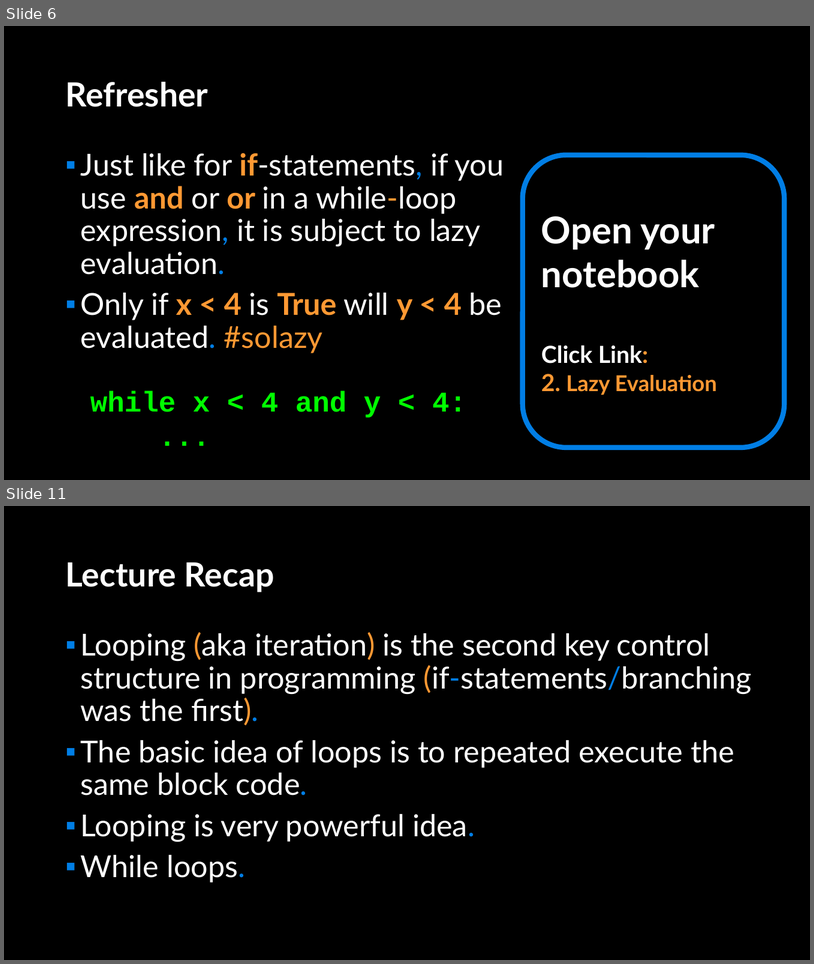
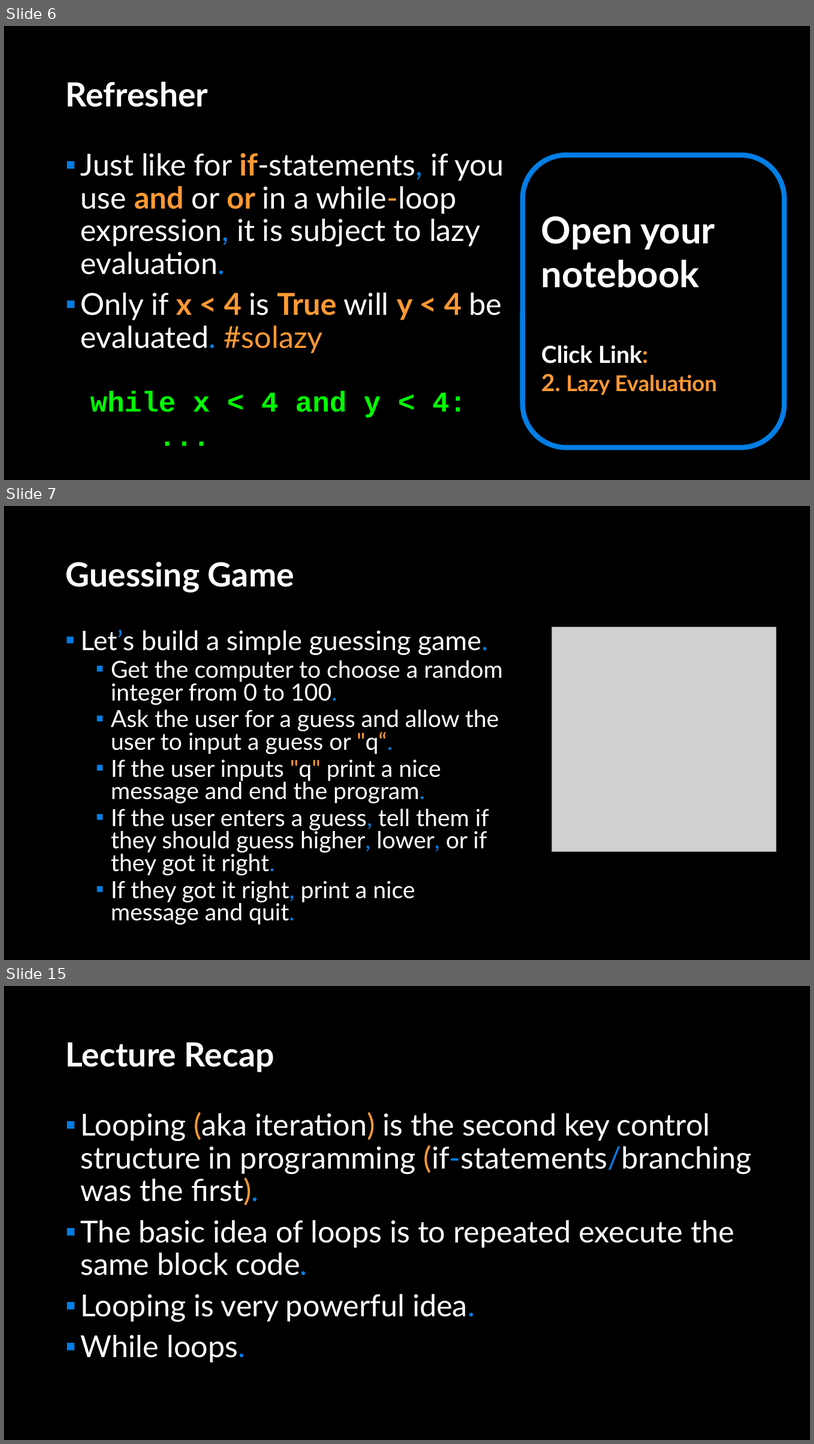
Before and after one commit to APS106/APS106-winter-2022-material, a slide deck: lectures/week4/lecture2/slides/week4_lecture2.pptx. Shown one above the other, each under a label of ours: slides 6 and 11 before the commit, slides 6, 7 and 15 after it; the slides between them are not shown. The pictures are 814x964 and 814x1444 pixels, drawn with LibreOffice and Linux fonts; fonts in the diff are those of the drawing; grey boxes stand for pictures; background and template pictures are left out. Boxes give left, top, right and bottom in pixels: in the first picture for what was removed or moved away, otherwise in the second. Text is boxed around its words. In the diff, an @@ line names an element or a change of style, - is before the commit and + after.

```diff
--- a/lectures/week4/lecture2/slides/week4_lecture2.pptx
+++ b/lectures/week4/lecture2/slides/week4_lecture2.pptx
@@ slide 7 added at [4,506,810,960], background picture (left out) @@
@@ title added at [65,562,294,592], 39.6 pt, text #FFFFFF, bold @@
+Guessing Game
@@ text added at [81,630,503,924], 28 pt, text #FFFFFF @@
+▪ Let’s build a simple guessing game.
+  ▪ Get the computer to choose a random integer from 0 to 100.
+  ▪ Ask the user for a guess and allow the user to input a guess or "q“.
+  ▪ If the user inputs "q" print a nice message and end the program.
+  ▪ If the user enters a guess, tell them if they should guess higher, lower, or if they got it right.
+  ▪ If they got it right, print a nice message and quit.
@@ picture added at [552,627,777,852] @@
@@ what was slide 11 is now slide 15 @@
```
Also in this commit, not shown: 3 slides changed, 6 other slides added, 3 slides removed, 6 other files.
